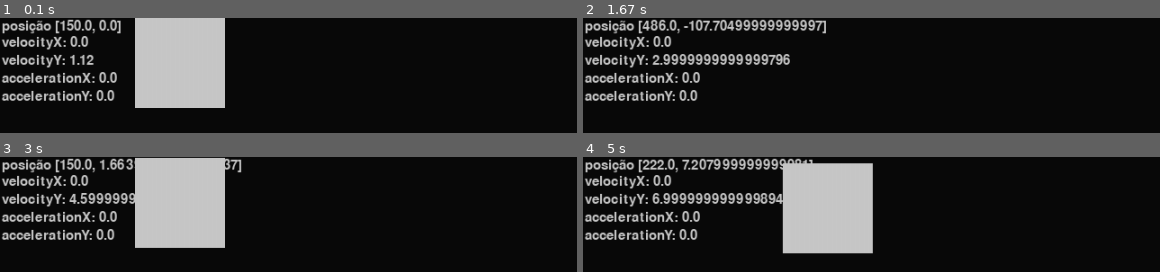
Above: before the commit, frames 1-4 (two rows, left to right).
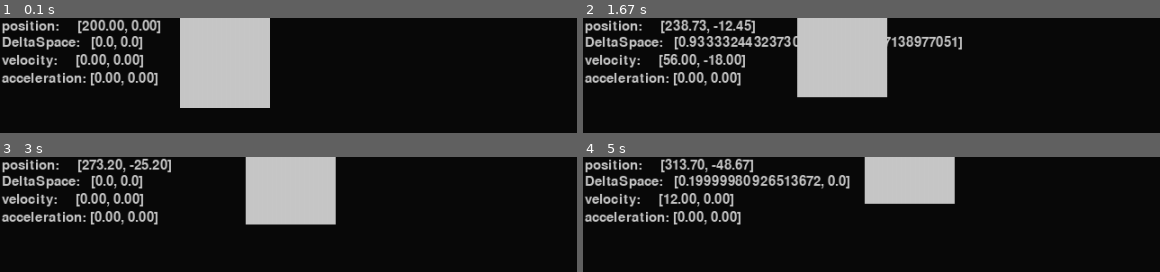
Above: after the commit, the same moments.

Repository: GuilhermeSilvaCarpi/pyGame-ensaios
Game: pygame game, started from 3 tentativa de jogo/main.py
The game is run twice, just before and just after one commit, with the same random seed, the same clock (stepped at 60 frames per second) and the same inputs.
Inputs:
- Up to frame 1 (0.1 s): no input
- Up to frame 2 (1.67 s): hold D 0.33-0.8 s; hold W 0.83-1.13 s; hold D 1.17-1.63 s
- Up to frame 3 (3 s): hold A 1.67-2.2 s; hold S 2.23-2.53 s; hold A 2.57-2.97 s
- Up to frame 4 (5 s): hold W 3-3.37 s; hold D 3.4-4.03 s; hold S 4.07-4.43 s; hold A 4.47-4.93 s; hold D from 4.97 s (still down)

The runs differ from the first frame. In frame 1, 17% of the frame differs, in the area x 0-47%, y 0-79%; in frame 2, 20%; in frame 3, 27%, in the area x 0-59%, y 0-80%; in frame 4, 26%.

Commit message:
Agar.io e outras coisas

Diff:
--- a/3 tentativa de jogo/body.py
+++ b/3 tentativa de jogo/body.py
@@ -3,28 +3,37 @@
 
 
 class Body:
-    x: int
-    y: int
+    x: float
+    y: float
+    deltaX: float
+    deltaY: float
     accelerationX: float
     accelerationY: float
 
     # functional methods
-    def deltaSpace(self, deltatime: float):
-        # velocity ups with acceleration
-        self.velocityX += self.accelerationX / 100
-        self.velocityY += self.accelerationY / 100
-
-        # position change with velocity
-        self.x += int(self.velocityX * deltatime) / 1000
-        self.y += int(self.velocityY * deltatime) / 1000
+    def deltaSpace(self, delta_time: float):
+        # velocity increases with acceleration
+        self.velocityX += self.accelerationX * delta_time
+        self.velocityY += self.accelerationY * delta_time
+        # getting initial position to calculate variance
+        iX = self.x
+        iY = self.y
+        # space variation. position increases with velocity
+        self.x += self.velocityX * delta_time
+        self.y += self.velocityY * delta_time
+        # delta space calculation
+        fX = self.x
+        fY = self.y
+        self.deltaX = fX - iX
+        self.deltaY = fY - iY
 
     def addVelocity(self, intensity: float, angle: float):
-        # v = position change
+        # velocity is position variation
         self.velocityX += intensity * sin(radians(angle))
         self.velocityY += intensity * cos(radians(angle))
 
     def addAcceleration(self, intensity: float, angle: float):
-        # a = velocity variation
+        # acceleration is velocity variation
         self.accelerationX += intensity * sin(radians(angle))
         self.accelerationY += intensity * cos(radians(angle))
 
@@ -43,8 +52,12 @@
         self.velocityX, self.velocityY = 0, 0
         self.accelerationX, self.accelerationY = 0, 0
 
-    def update(self, deltatime: float):
-        self.deltaSpace(deltatime)
+    def update(self, delta_time: float):
+        self.deltaSpace(delta_time)
 
     def render(self):
         pass
+
+    def getDeltaSpace(self):
+        # returns the space variation in a frame
+        return [self.deltaX, self.deltaY]
--- a/3 tentativa de jogo/main.py
+++ b/3 tentativa de jogo/main.py
@@ -5,10 +5,10 @@
 # initializing
 pygame.init()
 display = pygame.display.set_mode([1000, 500])
-pygame.display.set_caption('uma tentativa de jogo')
+pygame.display.set_caption('an attempt at a game')
 clock = pygame.time.Clock()
 gameLoop = True
-initialTime = time()
+finalTime = time()
 # game variables
 buttons = [False, False, False, False]
 # objects
@@ -17,7 +17,7 @@
 
 
 def update():
-    player.update(buttons, deltaTime)
+    player.update(deltaTime, buttons)
 
 
 def render():
@@ -32,7 +32,7 @@
     # inputs
     for event in pygame.event.get():
         if event.type == pygame.QUIT:
-            print('jogo fechado')
+            print('game finished')
             gameLoop = False
             break
         pressed_keys = pygame.key.get_pressed()
@@ -53,8 +53,10 @@
         else:
             buttons[3] = False
     # loop
+    initialTime = finalTime
     finalTime = time()
     deltaTime = finalTime - initialTime
+
     update()
     render()
-    clock.tick(120)
+    clock.tick(60)
--- a/3 tentativa de jogo/player.py
+++ b/3 tentativa de jogo/player.py
@@ -3,48 +3,48 @@
 
 
 class Player(Body):
+    # variables
+    speed: int
 
-    # metodos funcionais
+    # functional methods
     def write(self, subscription: str, pos: list):
-        font = pygame.font.Font('freesansbold.ttf', 15)
+        font = pygame.font.Font(pygame.font.get_default_font(), 15)
         text = font.render(subscription, True, [200, 200, 200], None)
         textRect = text.get_rect()
         textRect.x = pos[0]
         textRect.y = pos[1]
         self.display.blit(text, textRect)
+
     # initializing method
     def __init__(self, display):
         super().__init__(1)
         self.display = display
-        self.speed = 3
+        self.speed = 1
 
-        self.addVelocity(1, 0)
-        self.addAcceleration(1, 0)
-        #self.addForce(1, 0)
+        # self.addVelocity(10, 90)
+        # self.addAcceleration(1, 90)
+        # self.addForce(1, 90)
 
-        self.x = 150
+        self.x = 200
 
-    def update(self, buttons: list, deltatime: float):
+    def update(self, delta_time: float, buttons: list):
         # inputs
         if buttons[0]:
-            self.y -= self.speed
+            self.addVelocity(self.speed, 180)
         if buttons[1]:
-            self.x -= self.speed
+            self.addVelocity(self.speed, -90)
         if buttons[2]:
-            self.y += self.speed
+            self.addVelocity(self.speed, 0)
         if buttons[3]:
-            self.x += self.speed
-        #
-        self.write(str(deltatime), [2, 100])
-        # metodo super
-        super().update(deltatime)
+            self.addVelocity(self.speed, 90)
+        # super method
+        super().update(delta_time)
 
     def render(self):
         rect = pygame.rect.Rect(self.x, self.y, 100, 100)
         pygame.draw.rect(self.display, [200, 200, 200], rect)
 
-        self.write('posição [{}, {}]'.format(self.x, self.y), [2, 2])
-        self.write('velocityX: {}'.format(self.velocityX), [2, 20])
-        self.write('velocityY: {}'.format(self.velocityY), [2, 40])
-        self.write('accelerationX: {}'.format(self.accelerationX), [2, 60])
-        self.write('accelerationY: {}'.format(self.accelerationX), [2, 80])
+        self.write('position:     [{:.2f}, {:.2f}]'.format(self.x, self.y), [2, 2])
+        self.write('DeltaSpace:   {}'.format(self.getDeltaSpace()), [2, 20])
+        self.write('velocity:     [{:.2f}, {:.2f}]'.format(self.velocityX, self.velocityY), [2, 40])
+        self.write('acceleration: [{:.2f}, {:.2f}]'.format(self.accelerationX, self.accelerationY), [2, 60])
--- /dev/null
+++ b/4 agar.io/bolha.py
@@ -0,0 +1,88 @@
+import pygame
+from math import radians, sin, cos, dist
+from random import randint
+
+class Bolha:
+    # variáveis
+    x: float
+    y: float
+    raio: float
+    velocidade = float
+    angulo = [float, float]
+    cor = [int, int, int]
+
+    # métodos funcionais
+    def mudarAngulo(self, graus):
+        self.angulo = [sin(radians(graus)), cos(radians(graus))]
+
+    def apontaPara(self, pos: [float, float]):
+        dX = self.x - pos[0]
+        dY = self.y - pos[1]
+        d = dist(pos, [self.x, self.y])
+
+        try:
+            self.angulo[0] = -(dX / d)
+            self.angulo[1] = -(dY / d)
+        except:
+            self.angulo = [0, 0]
+
+    def movimento(self):
+        novaVelocidade = self.velocidade / self.raio * 10
+        self.x += self.angulo[0] * novaVelocidade
+        self.y += self.angulo[1] * novaVelocidade
+        # self.x += sin(radians(self.angulo)) * self.velocidade
+        # self.y += cos(radians(self.angulo)) * self.velocidade
+
+    def absorção(self, bolhas: list, rect: pygame.Rect):
+        for bolha in bolhas:
+            # se está comivel
+            if dist([self.x, self.y], [bolha.x, bolha.y]) < self.raio:
+                # se for maior
+                if bolha.raio < self.raio:
+                    self.raio += bolha.raio * 0.2
+                    bolha.altodestruição(bolhas, rect)
+
+    def altodestruição(self, bolhas: list, rect: pygame.Rect):
+        bolhas.remove(self)
+        del self
+        # self.__init__(rect, bolhas)
+
+    def comerFruta(self, frutas: list):
+        frutose = 2
+
+        for fruta in frutas:
+            if dist([self.x, self.y], [fruta.x, fruta.y]) < self.raio:
+                self.raio += frutose
+                fruta.altodestruição()
+
+    # main
+    def __init__(self, rect: pygame.Rect, bolhas: list):
+        # posicap
+        self.x = randint(0, rect.w)
+        self.y = randint(0, rect.h)
+
+        # iniciando atributos
+        self.raio = 5
+        self.velocidade = 2
+        self.mudarAngulo(0)
+        self.cor = [100, 200, 100]
+
+        self.raio += randint(0, 3)
+
+    # loop
+    def update(self,  rect: pygame.Rect, bolhas: list, frutas: list):
+        self.absorção(bolhas, rect)
+        self.movimento()
+        self.comerFruta(frutas)
+        # limitação conforme arena
+        if self.x - self.raio < 0:
+            self.x = self.raio
+        elif self.x + self.raio > rect.w:
+            self.x = rect.w - self.raio
+        if self.y - self.raio < 0:
+            self.y = self.raio
+        elif self.y + self.raio > rect.h:
+            self.y = rect.h - self.raio
+
+    def render(self, display):
+        pygame.draw.circle(display, self.cor, [self.x, self.y], self.raio)
--- /dev/null
+++ b/4 agar.io/fruta.py
@@ -0,0 +1,24 @@
+from pygame import Rect
+from bolha import Bolha
+
+
+class Fruta(Bolha):
+    rect = None
+    bolhas: list
+
+    def __init__(self, rect: Rect, bolhas: list):
+        super().__init__(rect, bolhas)
+        self.angulo = [0, 0]
+        self.cor = [200, 200, 0]
+        self.raio = 2
+        self.rect = rect
+        self.bolhas = bolhas
+
+    def update(self):
+        pass
+
+    def render(self, display):
+        super().render(display)
+
+    def altodestruição(self):
+        self.__init__(self.rect, self.bolhas)
--- /dev/null
+++ b/4 agar.io/ia.py
@@ -0,0 +1,21 @@
+from bolha import Bolha
+from pygame import Rect
+from math import dist
+
+class Ia(Bolha):
+    def update(self,  rect: Rect, bolhas: list, frutas: list):
+        alvo = [0, 0]
+        menorDistancia = rect.w + rect.h
+        for bolha in bolhas:
+            if bolha != self:
+                # qual tem a menor distancia
+                if dist([self.x, self.y], [bolha.x, bolha.y]) < menorDistancia:
+                    menorDistancia = dist([self.x, self.y], [bolha.x, bolha.y])
+                    alvo = [bolha.x, bolha.y]
+                    if bolha.raio > self.raio:
+                        alvo = [-bolha.x, -bolha.y]
+        else:
+            self.apontaPara(alvo)
+        self.bolhas = bolhas
+        self.rect = rect
+        super().update(rect, bolhas, frutas)
--- /dev/null
+++ b/4 agar.io/jogador.py
@@ -0,0 +1,24 @@
+import pygame
+from bolha import Bolha
+
+class Jogador(Bolha):
+    # main
+    def __init__(self, rect: pygame.Rect, pos: [float, float]):
+        bolhas = [self]
+        super().__init__(rect, bolhas)
+        self.x = pos[0]
+        self.y = pos[1]
+
+        self.mousePos = None
+        self.cor = [100, 100, 200]
+
+    # loop
+    def update(self,  rect: pygame.Rect, bolhas: list, frutas: list):
+        self.mousePos = pygame.mouse.get_pos()
+        self.apontaPara(self.mousePos)
+        super().update(rect, bolhas, frutas)
+
+
+    def render(self, display):
+        super().render(display)
+        pygame.draw.circle(display, [100, 100, 100], self.mousePos, 10, 3)
--- /dev/null
+++ b/4 agar.io/main.py
@@ -0,0 +1,49 @@
+import pygame
+from bolha import Bolha
+from jogador import Jogador
+from fruta import Fruta
+from ia import Ia
+
+# Iniciando pygame
+pygame.init()
+pygame.display.set_caption('Agar.io')
+display = pygame.display.set_mode([600, 600])
+rectDisplay = display.get_rect()
+isRunning = True
+clock = pygame.time.Clock
+
+# Objetos
+blobs = [Jogador(rectDisplay, [300, 300])]
+for i in range(20):
+    blobs.append(Ia(rectDisplay, blobs))
+
+frutas = []
+for i in range(140):
+    frutas.append(Fruta(rectDisplay, blobs))
+
+# loop
+def update():
+    for obj in blobs:
+        obj.update(rectDisplay, blobs, frutas)
+    for fruta in frutas:
+        fruta.update()
+
+def render():
+    display.fill([50, 50, 50])
+
+    for fruta in frutas:
+        fruta.render(display)
+    for obj in blobs:
+        obj.render(display)
+
+    pygame.display.update()
+
+
+while isRunning:
+    for ev in pygame.event.get():
+        if ev.type == pygame.QUIT:
+            isRunning = False
+            break
+    clock().tick(60)
+    update()
+    render()
